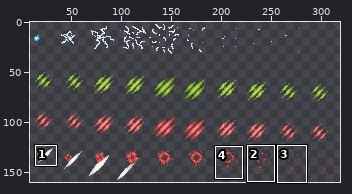
Sprite sheet -- Resources/AwesomeGuns/Weapons/SPRITES/Hits.gif. The first picture is a wide view before the edit; the outline marks the close-up.
Close-up. Earlier state:
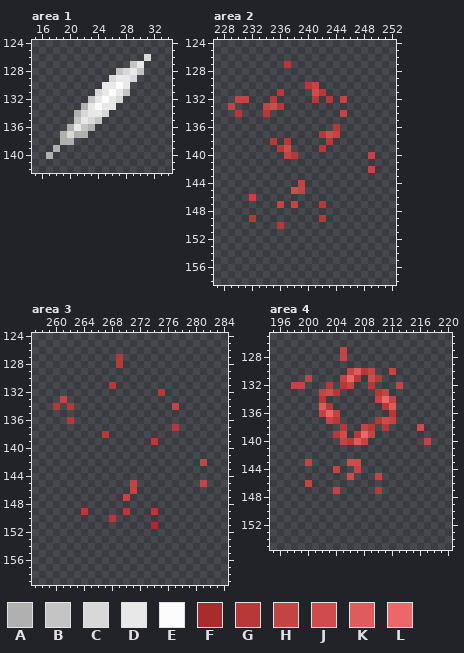
The file is 320x160 pixels. Shown: area 1: x 15..34, y 124..142; area 2: x 227..252, y 124..158; area 3: x 257..284, y 124..159; area 4: x 195..220, y 125..155. The wide view leaves out empty margins. The commit also changed other parts of the picture, which this record leaves out.
Palette (. is transparent): A #b0b0b0  B #c4c4c4  C #d8d8d8  D #e8e8e8  E #fcfcfc  F #a82c2c  G #b83838  H #c44444  J #d04c4c  K #e05c5c  L #ec6868
Pixels before, area 1, first column x 17:
126 ..............C
127 ............BD.
128 ..........BCDB.
129 .........CDDC..
130 ........DDED...
131 .......CDEDB...
132 ......BDEDC....
133 .....ADEDD.....
134 ....ACDDC......
135 ....BDCB.......
136 ...ADBA........
137 ..ACAA.........
138 ..AA...........
139 .A.............
140 A..............
Pixels before, area 2, first column x 229:
127 ........G............
128 .....................
129 .....................
130 ...........GH........
131 .......G....JG.......
132 .HH...G.....G.G.H....
133 H....HJG.............
134 .G...G..........H....
135 .....................
136 ...............G.....
137 .............GJH.....
138 ......G.G.....G......
139 .......GJ....G.......
140 ........HG..........H
141 .....................
142 ....................H
143 .....................
144 ..........H..........
145 .........JH..........
146 ...H.................
147 .......H.H...G.......
148 .....................
149 ...G.........G.......
150 .......G.............
Pixels before, area 3, first column x 260:
127 .........G............
128 .........G............
129 ......................
130 ......................
131 ........G.............
132 ...............G......
133 .H....................
134 G.G..............H....
135 ......................
136 ..G...................
137 .................G....
138 .......G..............
139 ..............G.......
140 ......................
141 ......................
142 .....................H
143 ......................
144 ......................
145 ...........H.........H
146 ...........H..........
147 ..........H...........
148 ......................
149 ....G.....G...G.......
150 ........G.............
151 ..............F.......
Pixels before, area 4, first column x 198:
127 .......H............
128 .......H............
129 ....................
130 ........HKGH..H.....
131 ..H....HLG.JG.......
132 HH...G.GH..G...H....
133 ....HJG.....GH......
134 ....G.......HLH.....
135 ....KG.......GK.....
136 ....HLH.......G.....
137 .....HG.....GJH.....
138 .......G..HG.G....J.
139 ......GJ.GLH........
140 .......HGKH........H
141 ....................
142 ....................
143 ..H.....JJ..........
144 ......H..H..........
145 ........J...H.......
146 ..H.................
147 ......H.....G.......
And afterwards:
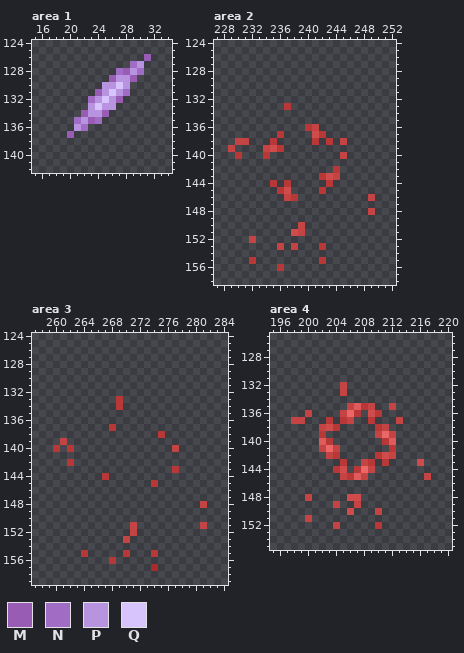
Colours new in this view: M #985cb4  N #a06cc4  P #b894e0  Q #d8c4fc
Changes in this commit:
Changed rows in their new state; - is an unchanged pixel.
Area 1:
first column x 17:
126 --------------M
127 ------------NP-
128 ----------NMPN-
129 ---------MPPM--
130 --------PPQP---
131 -------MPQPN---
132 ------NPQPM----
133 -----.PQPP-----
134 ----.MPPM------
135 ----NPMN-------
136 ---.PN.--------
137 --.M..---------
138 --..-----------
139 -.-------------
140 .--------------
Area 2:
first column x 229:
127 --------.------------
130 -----------..--------
131 -------.----..-------
132 -..---.-----.-.-.----
133 .----...G------------
134 -.---.----------.----
136 -----------GH--.-----
137 -------G----J-..-----
138 -HH-----.---G---H----
139 H----HJ-.----.-------
140 -G---G--..------H---.
142 ---------------G----.
143 -------------GJH-----
144 ------G-G-.---G------
145 -------GJ..--G-------
146 ---.----HG----------H
147 -------.-.---.-------
148 --------------------H
149 ---.---------.-------
150 -------.--H----------
151 ---------JH----------
152 ---H-----------------
153 -------H-H---G-------
155 ---G---------G-------
156 -------G-------------
Area 3:
first column x 260:
127 ---------.------------
128 ---------.------------
131 --------.-------------
132 ---------------.------
133 -.-------G------------
134 .-.------G-------.----
136 --.-------------------
137 --------G--------.----
138 -------.-------G------
139 -H------------.-------
140 G-G--------------H----
142 --G------------------.
143 -----------------G----
144 -------G--------------
145 -----------.--G------.
146 -----------.----------
147 ----------.-----------
148 ---------------------H
149 ----.-----.---.-------
150 --------.-------------
151 -----------H--.------H
152 -----------H----------
153 ----------H-----------
155 ----G-----G---G-------
156 --------G-------------
157 --------------F-------
Area 4:
first column x 198:
127 -------.------------
128 -------.------------
130 --------....--.-----
131 --.----...-..-------
132 ..---.-H.--.---.----
133 ----...H----..------
134 ----.-------...-----
135 ----..--HKGH-.H-----
136 --H-...HLG-JG-.-----
137 HH---G.GH--G...H----
138 ----HJG.--..GH----.-
139 ----G-..-...HLH-----
140 ----KG-....--GK----.
141 ----HLH-------G-----
142 -----HG-----GJH-----
143 --.----G..HG-G----J-
144 ------GJ-GLH--------
145 -------HGKH-.------H
146 --.-----------------
147 ------.-----.-------
148 --H-----JJ----------
149 ------H--H----------
150 --------J---H-------
151 --H-----------------
152 ------H-----G-------
Pixel boxes of the changes (left, top, right, bottom) in both close-ups:
changed: (46, 54, 151, 159)
changed: (228, 61, 375, 271)
changed: (81, 354, 179, 571)
changed: (53, 396, 74, 466)
changed: (200, 459, 207, 529)
changed: (291, 347, 431, 529)
